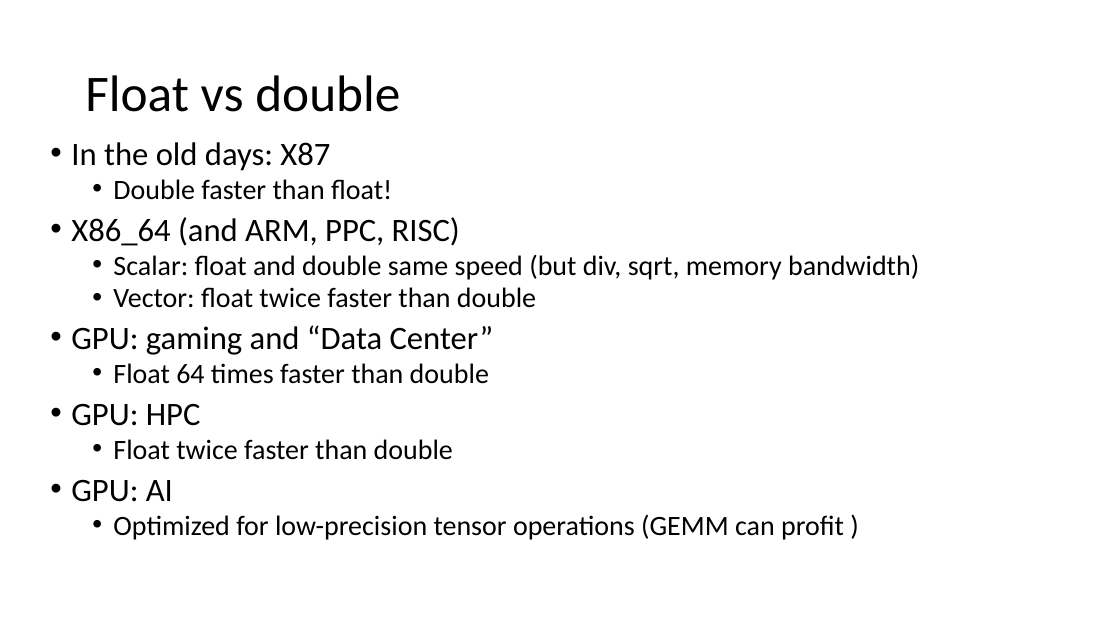
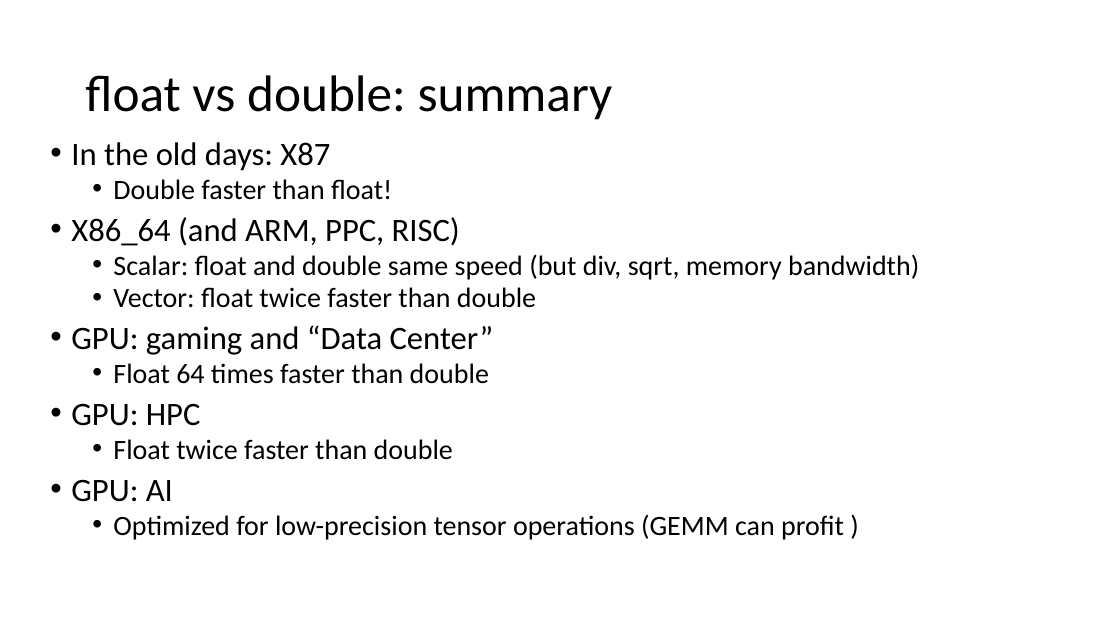
Before and after one commit to VinInn/FPCourse, a slide deck: slide 49 of Slides/FPforScientist.pptx. Drawn at 1120x630 pixels with LibreOffice and Linux fonts; fonts in the diff are those of the drawing. Boxes give left, top, right and bottom in pixels: in the first picture for what was removed or moved away, otherwise in the second. Text is boxed around its words. In the diff, an @@ line names an element or a change of style, - is before the commit and + after.

```diff
--- a/Slides/FPforScientist.pptx
+++ b/Slides/FPforScientist.pptx
@@ title at box(85, 75, 613, 120): text changed @@
-Float vs double
+float vs double: summary
```
Also in this commit, not shown: 4 other slides changed, 1 other file.
